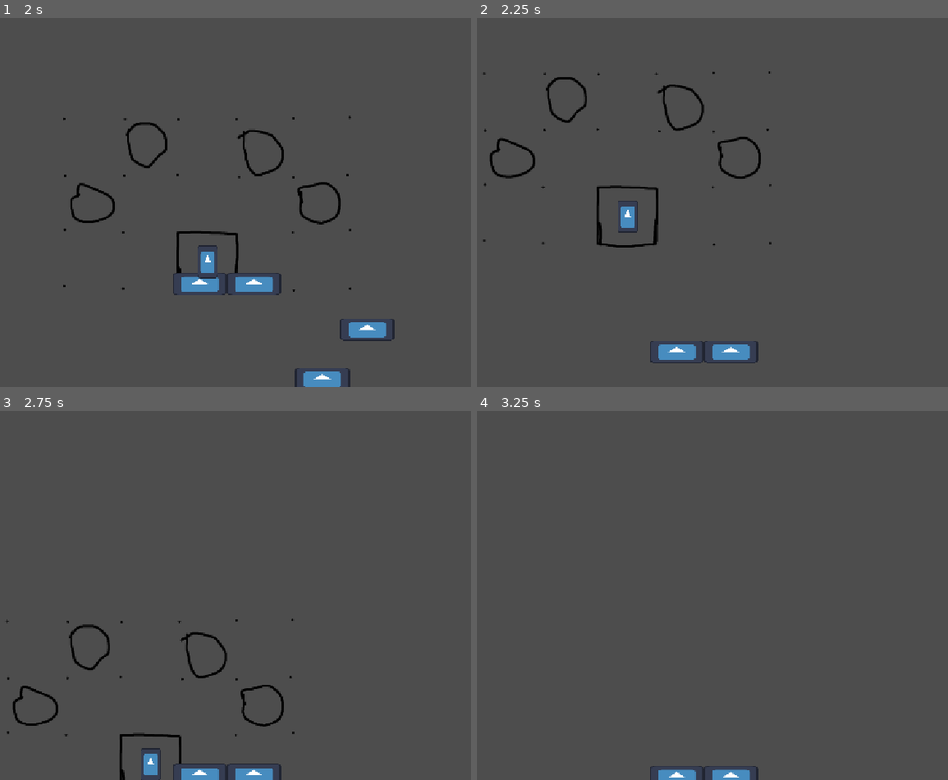
Above: before the commit, frames 1-4 (two rows, left to right).
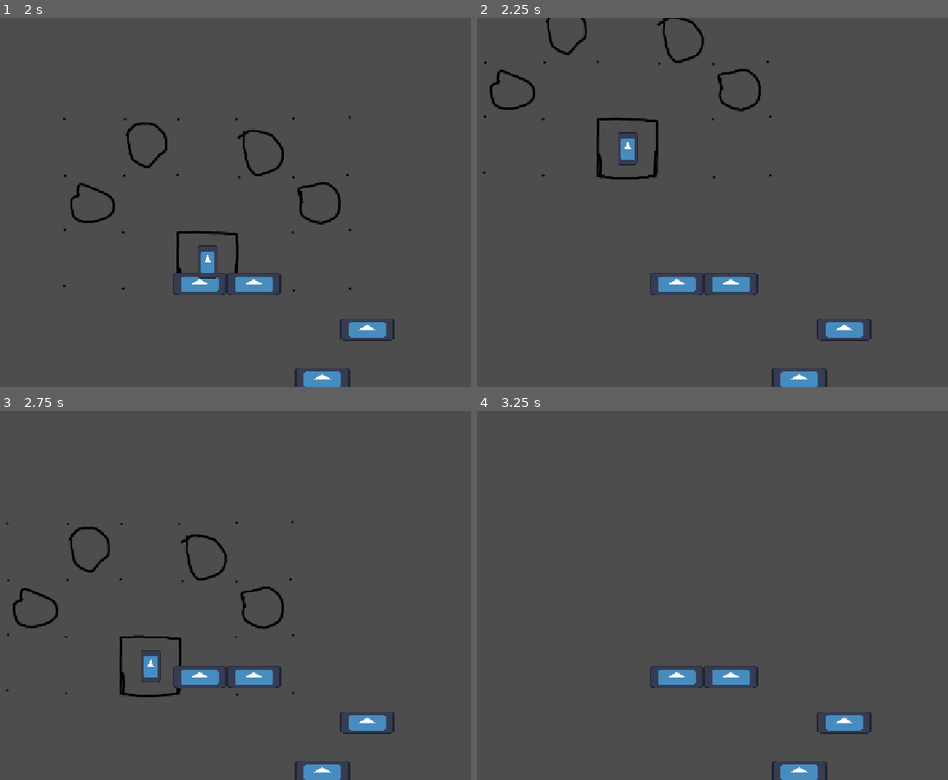
Above: after the commit, the same moments.

Repository: TheDartFrog/HorseFall
Game: Godot game, scene res://Scenes/main_node.tscn
Same seed, same stepped clock (60 frames per second), same inputs: the game is played once before the commit and once after it. The engine's default icon, where the game draws it, is replaced by a stand-in: a white triangle on a blue panel in a dark square.
Inputs (mouse positions are in pixels of both pictures, inside the frame that each line leads up to; where the layout moved, square brackets give the same spot in the first picture):
- Up to frame 1 (2 s): click (207, 294) at 0.5 s; click (207, 294) at 1.25 s
- Up to frame 2 (2.25 s): click (627, 147) at 2 s
- Up to frame 3 (2.75 s): no input
- Up to frame 4 (3.25 s): click (571, 558) [571, 654] at 2.75 s

Frame 1 is identical in both runs. In frame 2, 5.3% of the frame differs, in the area x 1-84%, y 0-100%; in frame 3, 4.9%; in frame 4, 2.2%.

Commit message:
adjust camera jump threashold

Diff:
--- a/Scripts/camera_controller.gd
+++ b/Scripts/camera_controller.gd
@@ -21,10 +21,10 @@
 	highestCameraHeight = self.global_position.y*-1
 
 func moveCam():
-	if playerRef.global_position.y*-1> highestCameraHeight+100:
+	if playerRef.global_position.y*-1> highestCameraHeight+300:
 		#print("pos ", playerRef.global_position.y*-1)
 		#print("camheigh ", highestCameraHeight)
-		self.global_position.y = playerRef.global_position.y+100
+		self.global_position.y = playerRef.global_position.y+300
 		print("ooooh")
 	else:
 		self.global_position.y = self.global_position.y-currentCameraSpeed
